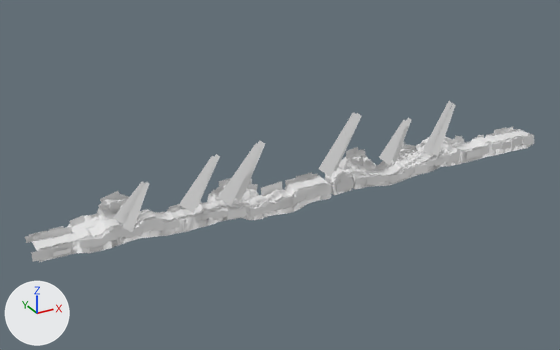
Before and after pictures for a commit that changed the FBX model Assets/Arts/Map/Models/Theme_01/Forest_12.fbx.
One viewpoint serves both versions: a 50 mm camera at (-83.0, -519.0, 276.0) aimed at (214.0, 23.0, 5.0). Every picture has the same lights, and +X, +Y and +Z are marked at lower left. Where no turn or scale is listed for an object, it has been applied to the vertices. Vertices at the same position are counted once.

Script lines for the objects in view, before the commit:
```python
me_mesh_001 = bpy.data.meshes.new('Mesh.001')
me_mesh_001.from_pydata(...)  # 120 vertices, 48 faces; spans x -171.0..171.0, y -13.0..13.0, z -28.0..28.0
me_mesh_001.materials.append(mat_light_mat_01)  # white #e7e7e7
me_mesh_004 = bpy.data.meshes.new('Mesh.004')
me_mesh_004.from_pydata(...)  # 2768 vertices, 692 faces; spans x -247.0..247.0, y -19.0..23.0, z -15.0..16.0
me_mesh_004.materials.append(mat_tree_mat_01)  # white #e7e7e7
me_mesh_005 = bpy.data.meshes.new('Mesh.005')
me_mesh_005.from_pydata(...)  # 1570 vertices, 1456 faces; spans x -245.0..245.0, y -6.0..11.0, z -6.0..6.0
me_mesh_005.materials.append(mat_ground_mat_03)  # white #e7e7e7
ob_ground_01 = bpy.data.objects.new('Ground_01', me_mesh_005)
ob_ground_01.location = (244.7, 4.5, -1.7)
ob_light_01 = bpy.data.objects.new('Light_01', me_mesh_001)
ob_light_01.location = (230.2, 7.1, 25.4)
ob_tree_01 = bpy.data.objects.new('Tree_01', me_mesh_004)
ob_tree_01.location = (242.5, 12.2, 1.3)
# also in view: 'Mountain_01' at (245.0, 13.0, -3.0)
```
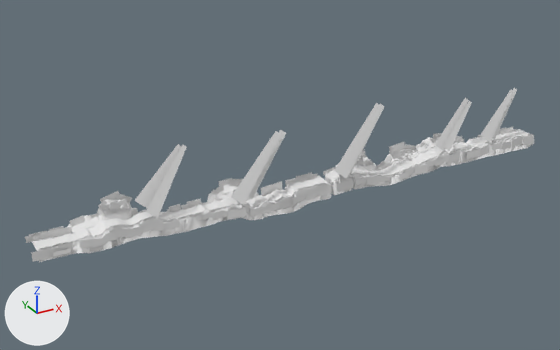
What the commit changed:
me_mesh_001 is used by ob_light_01; location (230.2, 7.1, 25.4).
me_mesh_001 had 120 vertices, 48 faces and spanned x -171.0..171.0, y -13.0..13.0, z -28.0..28.0.
me_mesh_001 now has 100 vertices, 40 faces and spans x -151.0..246.0, y -13.0..18.0, z -28.0..32.0.
me_mesh_001 part 1: the loose piece of 10 vertices spanning x 19.0..64.0, y -8.0..12.0, z -18.0..25.0 is scaled about its middle by (1.32, 1.06, 1.31), then moved by (12.0, -4.0, 0.0).
me_mesh_001 part 2: the loose piece of 10 vertices spanning x 131.0..171.0, y -11.0..10.0, z -25.0..17.0 is scaled about its middle by (1.35, 0.944, 1.25), then moved by (-89.0, 2.0, 7.0).
me_mesh_001 part 3: the loose piece of 10 vertices spanning x 123.0..169.0, y -9.0..13.0, z -24.0..20.0 is scaled about its middle by (1.03, 0.633, 1.03), then moved by (70.0, -4.0, 2.0).
me_mesh_001 part 4: the loose piece of 10 vertices spanning x 8.0..59.0, y -13.0..9.0, z -19.0..28.0 is scaled about its middle by (0.909, 0.698, 0.976), then moved by (190.0, 2.0, -4.0).
me_mesh_001 part 5: the loose piece of 10 vertices spanning x -75.0..-33.0, y -9.0..11.0, z -24.0..18.0 is multiplied about its middle by the matrix ((1.208, 0.058, 0.039), (-0.056, 1.208, -0.045), (-0.041, 0.043, 1.209)), then moved by (17.0, 3.0, 1.0).
me_mesh_001 part 6: the loose piece of 10 vertices spanning x -114.0..-77.0, y -8.0..5.0, z -22.0..16.0 is multiplied about its middle by the matrix ((1.236, 0.085, 0.049), (-0.092, 1.221, 0.198), (-0.035, -0.201, 1.223)), then moved by (-32.0, 10.0, 7.0).
me_mesh_001 part 7: the loose piece of 10 vertices spanning x -166.0..-137.0, y -12.0..7.0, z -28.0..3.0 is multiplied about its middle by the matrix ((1.507, 0.093, -0.003), (-0.093, 1.504, -0.092), (-0.003, 0.092, 1.507)), then moved by (28.0, 6.0, 13.0).
me_mesh_001 part 8: the loose piece of 10 vertices spanning x -86.0..-40.0, y -11.0..5.0, z -25.0..19.0 is scaled about its middle by (1.04, 0.986, 0.998), then moved by (222.0, 2.0, 4.0).
me_mesh_001 part 9: the loose piece of 10 vertices spanning x 131.0..171.0, y -11.0..10.0, z -25.0..17.0 is copied, and the copy is scaled about its middle by (1, 0.624, 1), then moved by (14.0, -3.0, 2.0); it spans x 145.0..185.0, y -10.0..3.0, z -22.0..19.0.
me_mesh_001 part 10: the loose piece of 10 vertices spanning x -120.0..-82.0, y -13.0..2.0, z -22.0..16.0 is deleted.
me_mesh_001 part 11: the loose piece of 10 vertices spanning x -171.0..-140.0, y -7.0..10.0, z -23.0..3.0 is deleted.
me_mesh_001 part 12: the loose piece of 10 vertices spanning x 72.0..110.0, y -10.0..5.0, z -22.0..13.0 is deleted.
me_mesh_001 part 13: the loose piece of 10 vertices spanning x 81.0..117.0, y -8.0..7.0, z -22.0..13.0 is deleted.
me_mesh_001 part 14: 10 vertices added at x -73.0..-18.0, y -10.0..11.0, z -28.0..23.0.

Where the change shows, as pixel boxes (x1, y1, x2, y2) in the pictures (560 x 350 px; the box of a moved part takes in the faces that stretch with it):
'Light_01', reshaped (12% wider): before (113, 101, 455, 232); after (134, 88, 517, 218)
part 1 of me_mesh_001, moved or reshaped: before (334, 113, 361, 172); after (334, 103, 383, 179)
part 2 of me_mesh_001, moved or reshaped: before (431, 104, 455, 157); after (350, 104, 384, 173)
part 3 of me_mesh_001, moved or reshaped: before (423, 101, 452, 157); after (481, 89, 514, 143)
part 4 of me_mesh_001, moved or reshaped: before (319, 112, 359, 177); after (492, 88, 517, 140)
part 5 of me_mesh_001, moved or reshaped: before (235, 140, 265, 201); after (249, 130, 286, 199)
part 6 of me_mesh_001, moved or reshaped: before (196, 154, 220, 209); after (134, 144, 182, 208)
part 7 of me_mesh_001, moved or reshaped: before (123, 182, 149, 232); after (146, 145, 187, 218)
part 8 of me_mesh_001, moved or reshaped: before (218, 143, 261, 206); after (435, 97, 469, 152)
part 9 of me_mesh_001, added: after (443, 101, 472, 152)
part 10 of me_mesh_001, deleted: before (179, 156, 217, 213)
part 11 of me_mesh_001, deleted: before (113, 182, 145, 224)
part 12 of me_mesh_001, deleted: before (379, 120, 407, 165)
part 13 of me_mesh_001, deleted: before (393, 118, 411, 163)
part 14 of me_mesh_001, added: after (231, 131, 281, 205)
